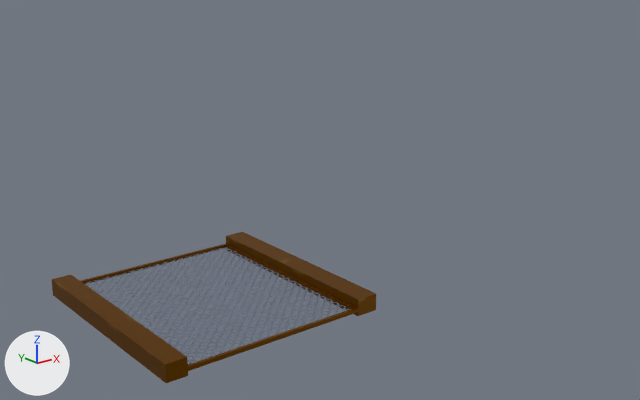
Renders of the Blender file Models/GroupD/Factory Kit/Factory Interior/Level Assets/CatWalks/FI-005 Walkways.blend from each side of a commit.
One viewpoint serves both versions: a camera (50 mm lens) standing at (-3.66, -6.07, 3.07) and looking at (1.21, 0.02, 0.63). Arrows for +X, +Y and +Z are at lower left; the lights stay in place.

In view in the first picture: 'FI-005-Walkway'.
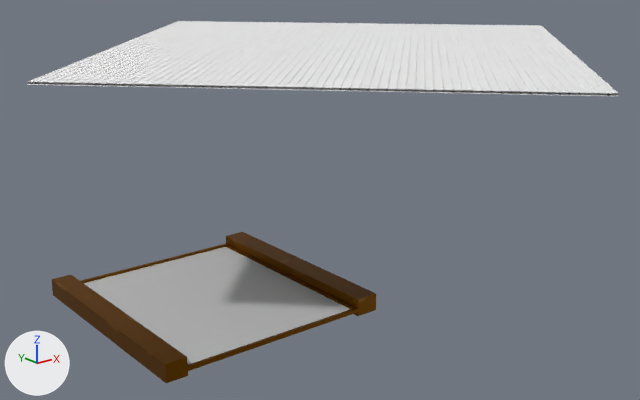
Location of each change, [x1, y1, x2, y2] in pixels of the pictures (640 x 400 px):
'Plane', shown: after [27, 21, 619, 96]
'FI-005-Walkway', surface changed: [81, 235, 376, 368] in both

Patch to the scene script:
```diff
--- a/Models/GroupD/Factory Kit/Factory Interior/Level Assets/CatWalks/FI-005 Walkways.blend.py
+++ b/Models/GroupD/Factory Kit/Factory Interior/Level Assets/CatWalks/FI-005 Walkways.blend.py
@@ mat_catwalkgrid @@
 n0 = _N.new('ShaderNodeOutputMaterial'); n0.name = 'Material Output'
+n4 = _N.new('ShaderNodeNormal'); n4.name = 'Normal'
 n1 = _N.new('ShaderNodeBsdfPrincipled'); n1.name = 'Principled BSDF'
-n2 = _N.new('ShaderNodeTexImage'); n2.name = 'Image Texture.001'
-n2.image = img_catwalkgridopacity_png
+n1.inputs[0].default_value = (0.544, 0.544, 0.544, 1.0)  # 'Base Color', light grey #c3c3c3
 n3 = _N.new('ShaderNodeTexImage'); n3.name = 'Image Texture'
 n3.image = img_catwalkgridnormal_png
-n4 = _N.new('ShaderNodeNormal'); n4.name = 'Normal'
-n5 = _N.new('ShaderNodeTexImage'); n5.name = 'Image Texture.002'
-n5.image = img_catwalkgriddiffuse
 _L.new(n1.outputs[0], n0.inputs[0])  # 'BSDF' to 'Surface'
-_L.new(n2.outputs[0], n1.inputs[4])  # 'Color' to 'Alpha'
 _L.new(n3.outputs[0], n4.inputs[0])  # 'Color' to 'Normal'
 _L.new(n4.outputs[0], n1.inputs[5])  # 'Normal' to 'Normal'
-_L.new(n5.outputs[0], n1.inputs[0])  # 'Color' to 'Base Color'
@@ ob_plane @@
 ob_plane.location = (0.0, 0.0, 2.0)
-ob_plane.hide_set(True)
+ob_plane.rotation_euler = (0.0, 0.0, -0.785)  # degrees (0, 0, -45)
+_m = ob_plane.modifiers.new('Array', 'ARRAY')
+_m = ob_plane.modifiers.new('Array.001', 'ARRAY')
+_m.relative_offset_displace = (0.0, 1.0, 0.0)
```
